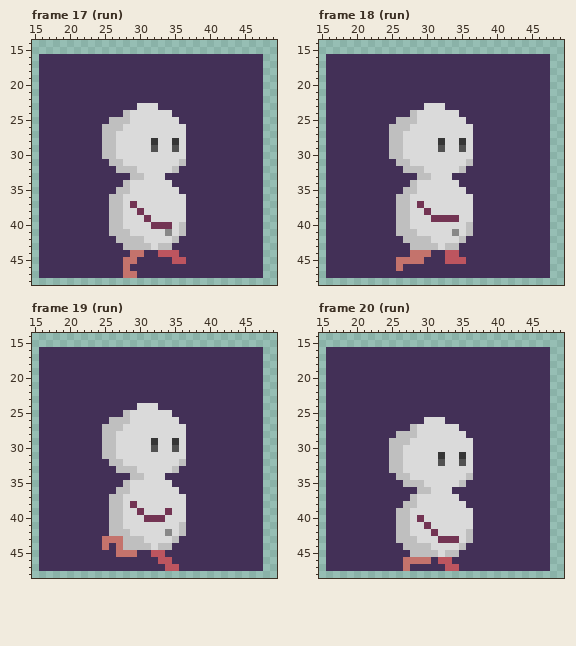
File history of a pixel-art file, Aseprite/PlayerCharacterAnimations.aseprite. The picture above is the old version.
64x64 pixels, 24 frames. Shown: frame 17 (run): x 15..49, y 14..48; frame 18 (run): x 15..49, y 14..48; frame 19 (run): x 15..49, y 14..48; frame 20 (run): x 15..49, y 14..48. The commit also changed other frames, which this record leaves out.
Now the later version:
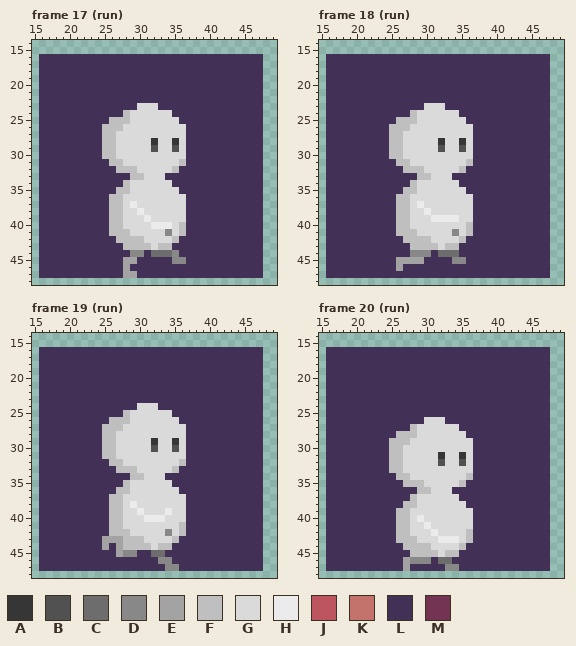
Palette (. is transparent): A #363636  B #515151  C #6d6d6d  D #888888  E #a3a3a3  F #bfbfbf  G #dadada  H #ebebeb  J #bd555f  K #c4736c  L #433057  M #733453
Edits made:
--- frame 17 (run), layers "Sprite/arm_front", "Sprite/leg_front", "Sprite/leg_back"
@@ x 27..36 @@
 36 FGGGGGGGGG
-37 FGMGGGGGGG
-38 FGGMGGGGGG
-39 FGGGMGGGGG
-40 FGGGGMMMGF
+37 FGHGGGGGGG
+38 FGGHGGGGGG
+39 FGGGHGGGGG
+40 FGGGGHHHGF
 41 FFGGGGGDGF
@@ x 26..38 @@
 43 LLFFFFGFFLLLL
-44 LLLKKLLJJJLLL
-45 LLKKLLLLLJJLL
-46 LLKLLLLLLLLLL
-47 LLKKLLLLLLLLL
+44 LLLDDLCCCDLLL
+45 LLEELLLLLDDLL
+46 LLELLLLLLLLLL
+47 LLEELLLLLLLLL
 48 .............
--- frame 18 (run), layers "Sprite/arm_front", "Sprite/leg_front", "Sprite/leg_back"
@@ x 27..36 @@
 36 FGGGGGGGGG
-37 FGMGGGGGGG
-38 FGGMGGGGGG
-39 FGGGMMMMGG
+37 FGHGGGGGGG
+38 FGGHGGGGGG
+39 FGGGHHHHGG
 40 FGGGGGGGGF
@@ x 24..37 @@
 43 LLLLFFFFGFFLLL
-44 LLLLKKKLLJJLLL
-45 LLKKKKLLLJJJLL
-46 LLKLLLLLLLLLLL
+44 LLLLDDDLCCCLLL
+45 LLEEEELLLLDDLL
+46 LLELLLLLLLLLLL
 47 LLLLLLLLLLLLLL
--- frame 19 (run), layers "Sprite/arm_front", "Sprite/leg_front", "Sprite/leg_back"
@@ x 23..37 @@
 37 LLLFFGGGGGGGGGL
-38 LLLFFGMGGGGGGGL
-39 LLLFFGGMGGGMGGL
-40 LLLFFGGGMMMGGGL
+38 LLLFFGHGGGGGGGL
+39 LLLFFGGHGGGHGGL
+40 LLLFFGGGHHHGGGL
 41 LLLFFGGGGGGGGFL
 42 LLLFFFGGGGGDGFL
-43 LLKKKFFFGGGGFLL
-44 LLKLKFFFFGFFLLL
-45 LLLLKKKLLJJLLLL
-46 LLLLLLLLLLJJLLL
-47 LLLLLLLLLLLJJLL
+43 LLEEEFFFGGGGFLL
+44 LLELEFFFFGFFLLL
+45 LLLLEDDLLCCLLLL
+46 LLLLLLLLLLDDLLL
+47 LLLLLLLLLLLDDLL
 48 ...............
--- frame 20 (run), layers "Sprite/arm_front", "Sprite/leg_front", "Sprite/leg_back"
@@ x 25..36 @@
 39 LFFGGGGGGGGG
-40 LFFGMGGGGGGG
-41 LFFGGMGGGGGG
-42 LFFGGGMGGGGF
-43 LFFFGGGMMMGF
+40 LFFGHGGGGGGG
+41 LFFGGHGGGGGG
+42 LFFGGGHGGGGF
+43 LFFFGGGHHHGF
 44 LLFFFFGGGGFL
 45 LLLFFFFGFFLL
-46 LLKKKKLJJLLL
-47 LLKLLLLLJJLL
+46 LLEDDDLCCLLL
+47 LLELLLLLDDLL
 48 ............
